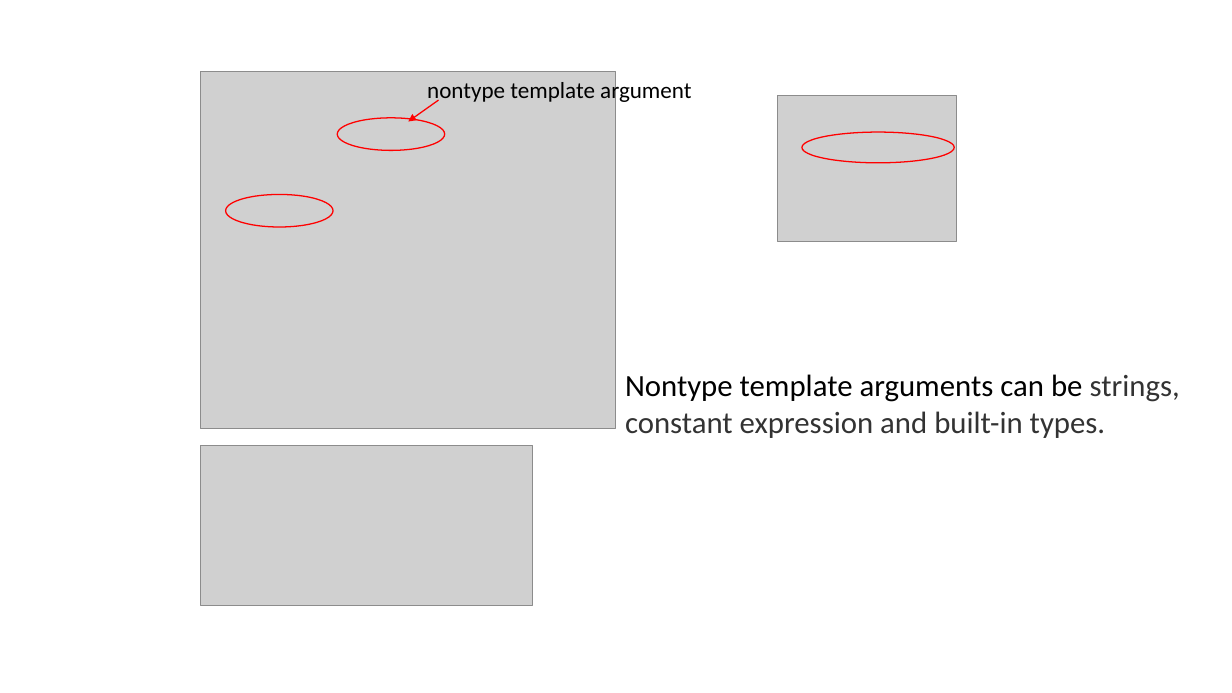
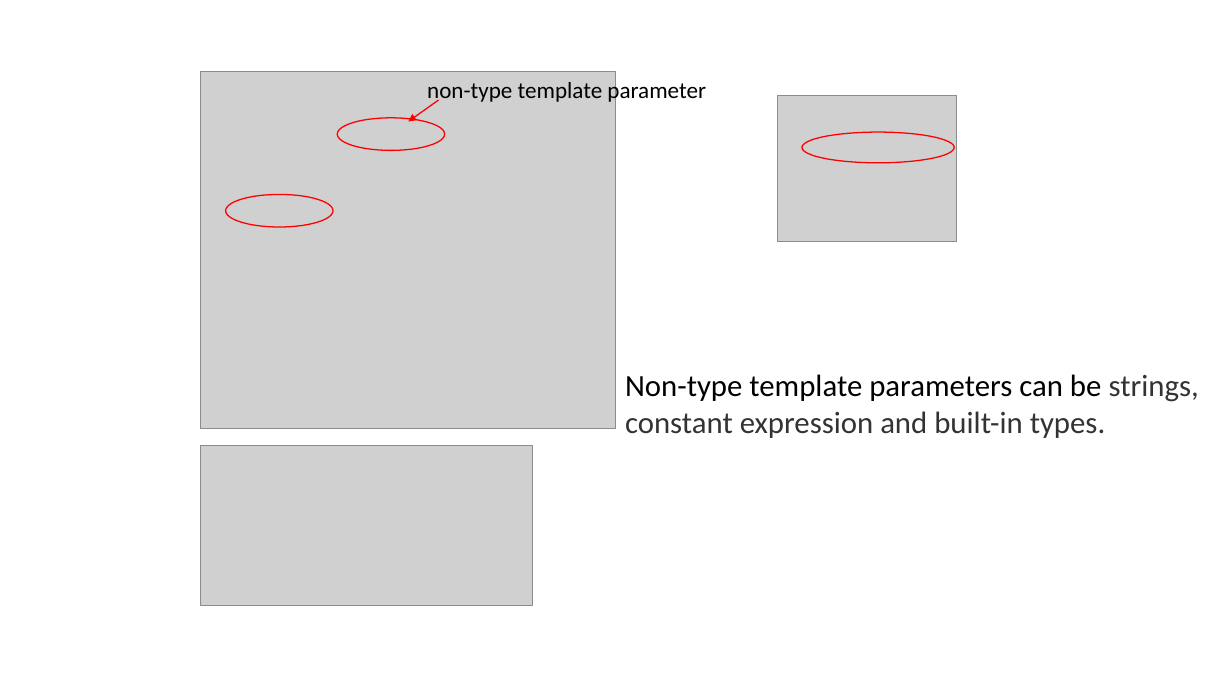
Before and after one commit to ShiqiYu/CPP, a slide deck: slide 12 of week13/Lab13.pptx. Drawn at 1232x693 pixels with LibreOffice and Linux fonts; fonts in the diff are those of the drawing; grey boxes stand for pictures; background and template pictures are left out. Boxes give left, top, right and bottom in pixels: in the first picture for what was removed or moved away, otherwise in the second. Text is boxed around its words. In the diff, an @@ line names an element or a change of style, - is before the commit and + after.

```diff
--- a/week13/Lab13.pptx
+++ b/week13/Lab13.pptx
@@ text at box(427, 78, 706, 104): text changed @@
-nontype template argument
+non-type template parameter
@@ text at box(625, 374, 1199, 402): text changed @@
-Nontype template arguments can be strings,
+Non-type template parameters can be strings,
```
Also in this commit, not shown: 1 other slide changed, 1 other file.
